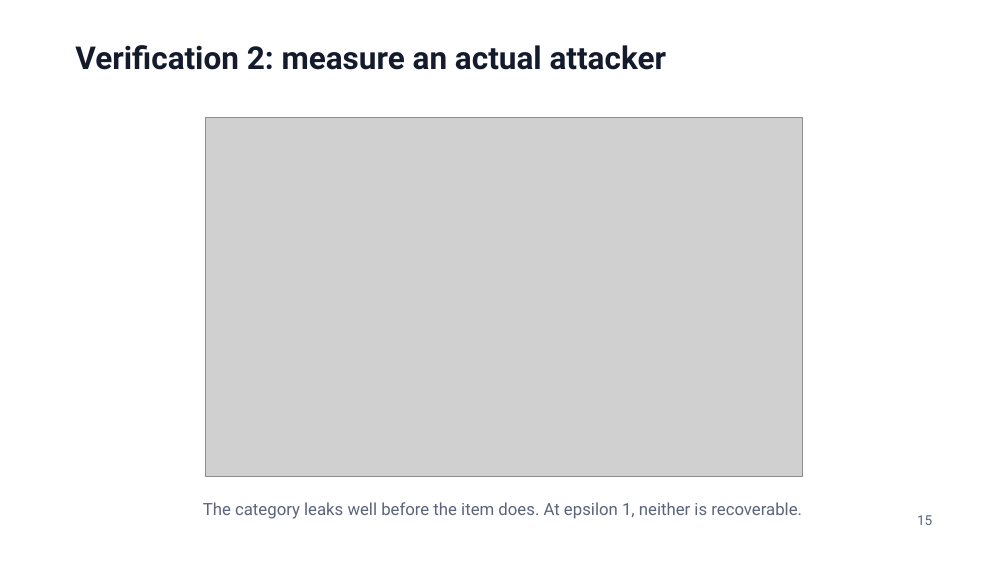
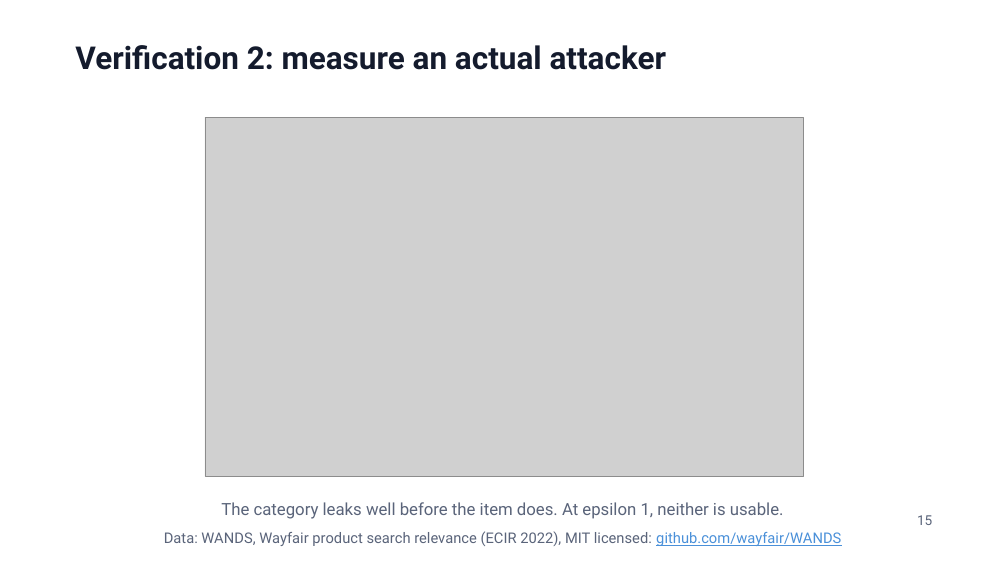
Before and after one commit to jzonthemtn/ldp-for-search, a slide deck: slide 15 of ldp_for_search_slides.pptx. Drawn at 1008x567 pixels with LibreOffice and Linux fonts; fonts in the diff are those of the drawing; grey boxes stand for pictures. Boxes give left, top, right and bottom in pixels: in the first picture for what was removed or moved away, otherwise in the second. Text is boxed around its words. In the diff, an @@ line names an element or a change of style, - is before the commit and + after.

```diff
--- a/ldp_for_search_slides.pptx
+++ b/ldp_for_search_slides.pptx
@@ text at box(221, 502, 784, 519): text changed @@
-The category leaks well before the item does. At epsilon 1, neither is recoverable.
+The category leaks well before the item does. At epsilon 1, neither is usable.
@@ text added at box(164, 531, 841, 546), 14 pt, text #5A647A @@
+Data: WANDS, Wayfair product search relevance (ECIR 2022), MIT licensed: github.com/wayfair/WANDS
```
Also in this commit, not shown: 14 other slides changed, 9 other files.
